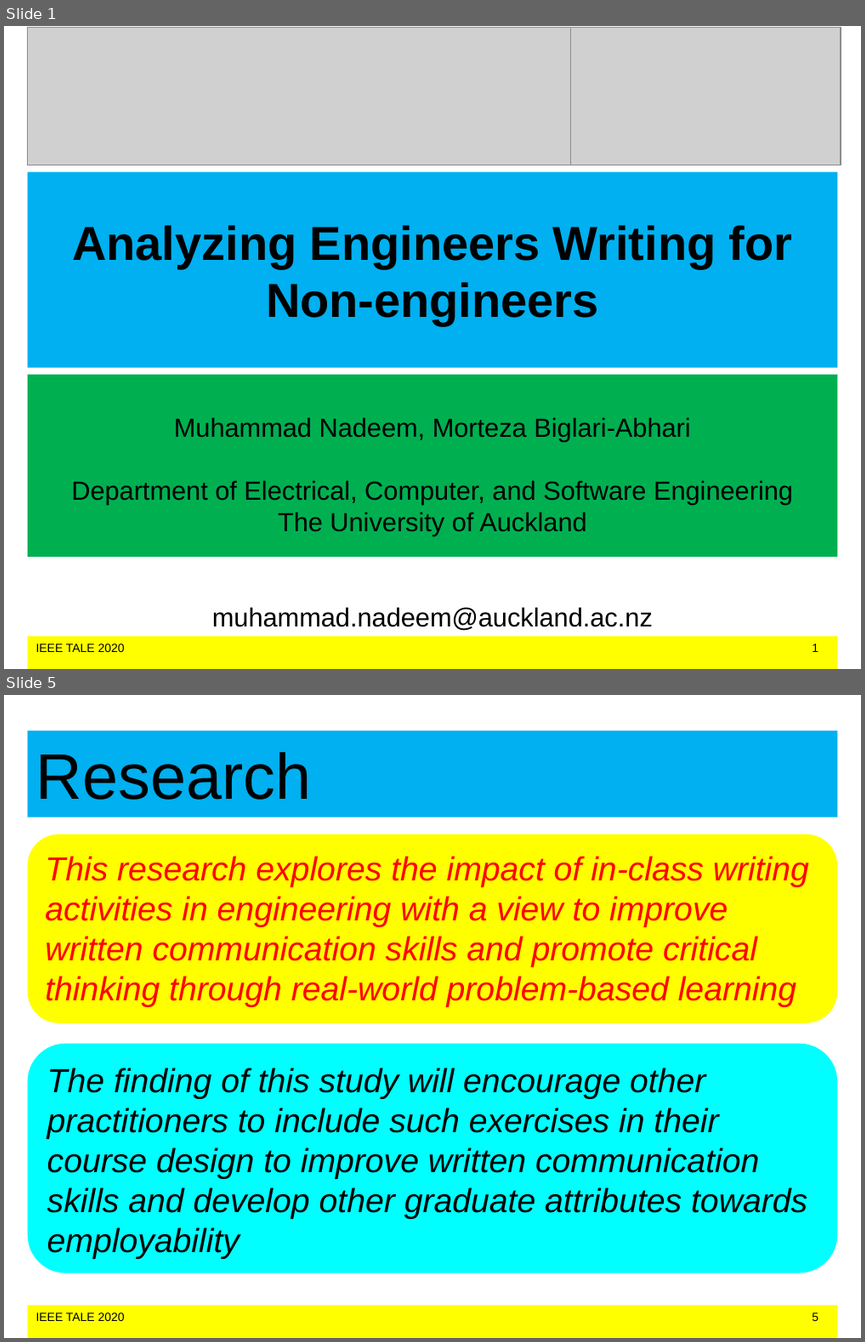
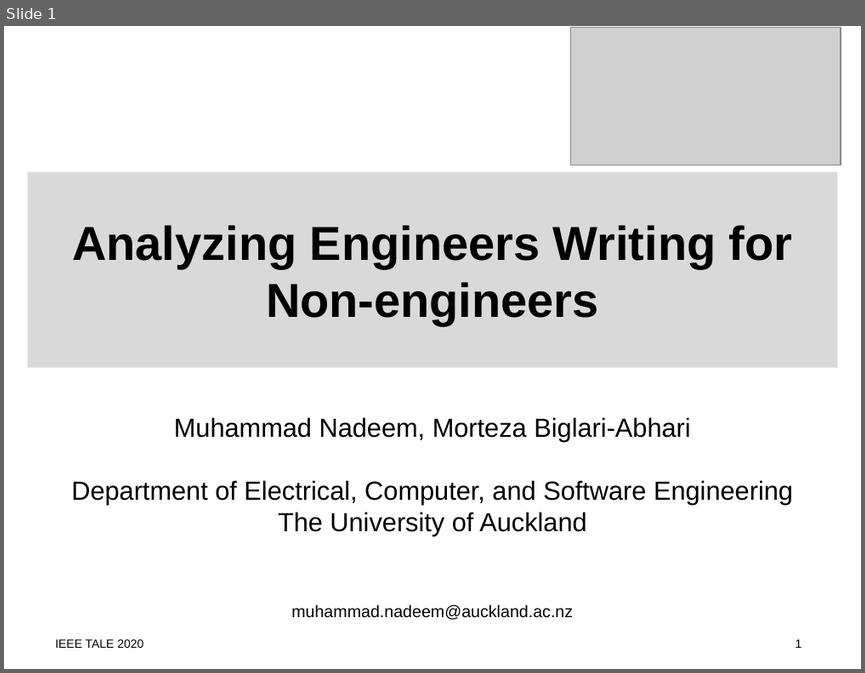
Before and after one commit to MuhammadNadeemAUM/Writing-Diet, a slide deck: Nadeem_IEEE TALE_259.ppt. Shown one above the other, each under a label of ours: slides 1 and 5 before the commit, slide 1 after it; the slides between them are not shown. The pictures are 865x1342 and 865x673 pixels, drawn with LibreOffice and Linux fonts; fonts in the diff are those of the drawing; grey boxes stand for pictures. Boxes give left, top, right and bottom in pixels: in the first picture for what was removed or moved away, otherwise in the second. Text is boxed around its words. In the diff, an @@ line names an element or a change of style, - is before the commit and + after.

```diff
--- a/Nadeem_IEEE TALE_259.ppt
+++ b/Nadeem_IEEE TALE_259.ppt
@@ slide 5 removed at box(4, 695, 861, 1338), background #FFFFFF; not listed: 1 template element that a slide beside it also shows @@
@@ title removed at box(27, 730, 837, 817) @@
-Research
@@ rounded rectangle removed at box(27, 834, 837, 1022) @@
-This research explores the impact of in-class writing activities in engineering with a view to improve written communication skills and promote critical thinking through real-world problem-based learning
@@ rounded rectangle removed at box(27, 1043, 837, 1272) @@
-The finding of this study will encourage other practitioners to include such exercises in their course design to improve written communication skills and develop other graduate attributes towards employability
@@ slide 1 changed as well @@
@@ picture removed at box(27, 28, 570, 165) @@
@@ title "Analyzing Engineers Writing for Non-engineers" at box(27, 171, 837, 367): fill #00B0F0 to #D9D9D9 @@
@@ subtitle "Muhammad Nadeem, Morteza Biglari-Abhari": place and size @@
-subtitle "Muhammad Nadeem, Morteza Biglari-Abhari" at box(27, 374, 837, 556)
+subtitle "Muhammad Nadeem, Morteza Biglari-Abhari" at box(71, 417, 793, 619)
@@ subtitle "Muhammad Nadeem, Morteza Biglari-Abhari" at box(71, 417, 793, 619): fill #00B050 to none @@
@@ subtitle at box(291, 604, 573, 619): size 22 to 14 pt in "muhammad.nadeem@auckland.ac.nz"; less space between paragraphs @@
@@ text: place and size @@
-text at box(27, 636, 837, 669)
+text at box(55, 639, 802, 647)
@@ text at box(55, 639, 802, 647): fill #FFFF00 to none @@
```
Also in this commit, not shown: 2 other slides changed, 11 slides added, 7 other slides removed, 5 other files.
